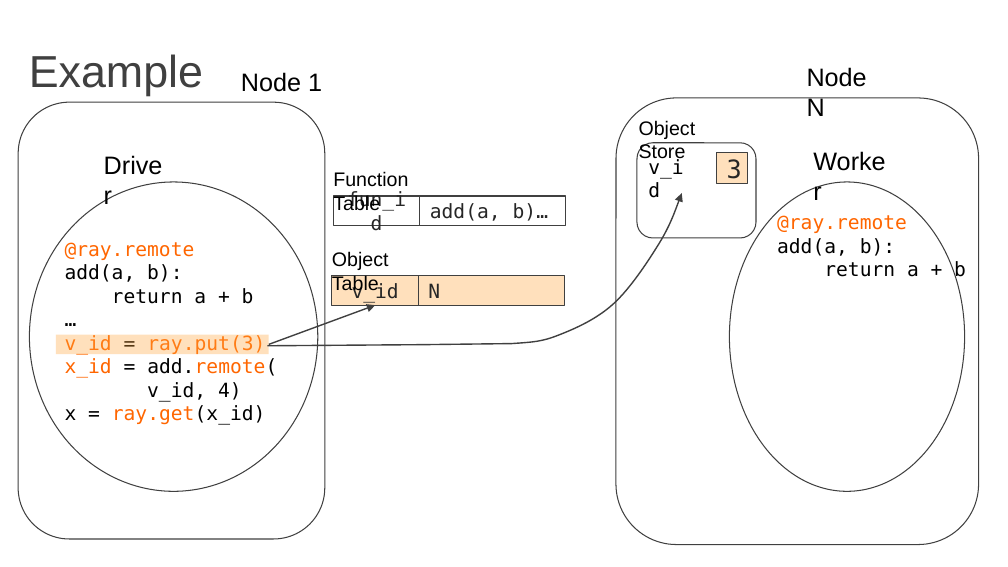
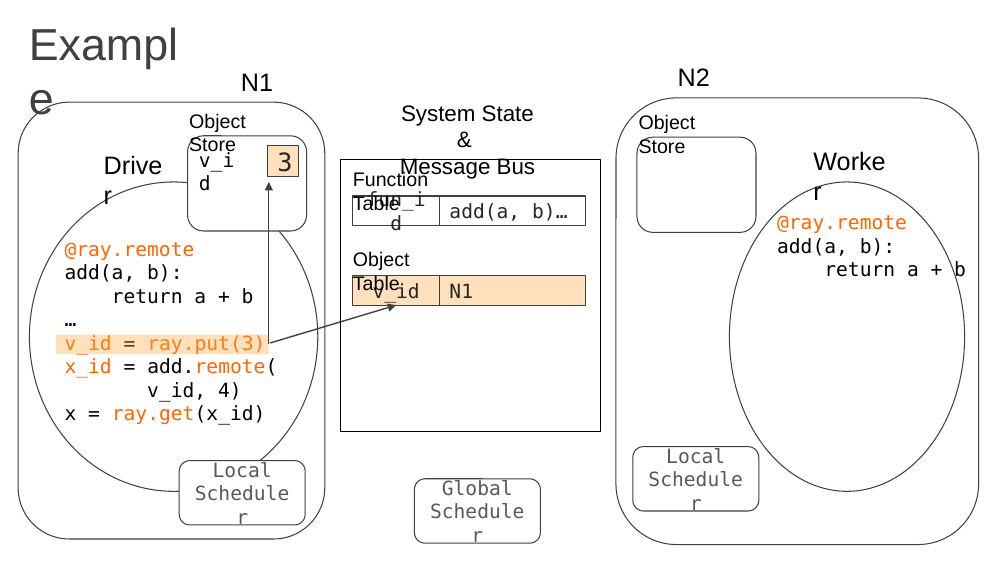
Before and after one commit to amplab/cs262a-fall2016, a slide deck: slide 53 of notes/04-e2e-projects.pptx. Drawn at 1008x567 pixels with LibreOffice and Linux fonts; fonts in the diff are those of the drawing. Boxes give left, top, right and bottom in pixels: in the first picture for what was removed or moved away, otherwise in the second. Text is boxed around its words. In the diff, an @@ line names an element or a change of style, - is before the commit and + after.

```diff
--- a/notes/04-e2e-projects.pptx
+++ b/notes/04-e2e-projects.pptx
@@ title "Example" rewrapped from (x1=29, y1=54, x2=203, y2=96) to (x1=19, y1=23, x2=214, y2=118) @@
@@ text removed at (x1=241, y1=72, x2=322, y2=92) @@
-Node 1
@@ text added at (x1=241, y1=73, x2=273, y2=91), 18 pt, text #000000 @@
+N1
@@ text added at (x1=678, y1=68, x2=710, y2=86), 18 pt, text #000000 @@
+N2
@@ text removed at (x1=807, y1=67, x2=867, y2=116) @@
-Node N
@@ text added at (x1=189, y1=113, x2=246, y2=155), 14 pt, text #000000 @@
+Object Store
@@ text added at (x1=400, y1=105, x2=535, y2=180), 16 pt, text #000000 @@
+System State &
+Message Bus
@@ text "Object Store" moved from (x1=639, y1=120, x2=696, y2=162) to (x1=639, y1=114, x2=696, y2=154) @@
@@ text "v_id" rewrapped from (x1=352, y1=282, x2=399, y2=303) to (x1=147, y1=382, x2=206, y2=402) @@
@@ rounded rectangle added at (x1=187, y1=136, x2=306, y2=231), fill #FFFFFF, outline #404040 0.75 pt @@
@@ rectangle "3" moved from (x1=717, y1=152, x2=748, y2=183) to (x1=267, y1=145, x2=298, y2=176) @@
@@ rounded rectangle moved from (x1=637, y1=143, x2=756, y2=238) to (x1=637, y1=137, x2=756, y2=232) @@
@@ rectangle added at (x1=341, y1=159, x2=601, y2=430), outline #000000 0.75 pt @@
@@ freeform shape removed at (x1=267, y1=194, x2=681, y2=346) @@
@@ arrow added from (269, 345) to (269, 182), #404040 1 pt @@
@@ rectangle "fun_id" at (x1=353, y1=196, x2=439, y2=225): fill #FFFFFF to #FFFFFF at 34% opacity @@
@@ rectangle "add(a, b)…" at (x1=439, y1=196, x2=586, y2=225): fill #FFFFFF to #FFFFFF at 34% opacity @@
@@ 4 rectangles, 2 texts moved together from (x1=332, y1=171, x2=566, y2=305) to (x1=353, y1=171, x2=586, y2=305) @@
@@ text in rectangle at (x1=449, y1=283, x2=473, y2=298): text changed @@
-N
+N1
@@ arrow moved from (269, 345) - (375, 305) to (270, 343) - (396, 305) @@
@@ rounded rectangle added at (x1=633, y1=447, x2=759, y2=511), fill #FFFFFF at 34% opacity, outline #404040 0.75 pt, 14 pt, text #595959 @@
+Local
+Scheduler
@@ rounded rectangle added at (x1=179, y1=461, x2=305, y2=525), fill #FFFFFF, outline #404040 0.75 pt, 14 pt, text #595959 @@
+Local
+Scheduler
@@ rounded rectangle added at (x1=414, y1=479, x2=540, y2=543), fill #FFFFFF at 34% opacity, outline #404040 0.75 pt, 14 pt, text #595959 @@
+Global
+Scheduler
```
Also in this commit, not shown: 10 other slides changed, 3 slides added.
